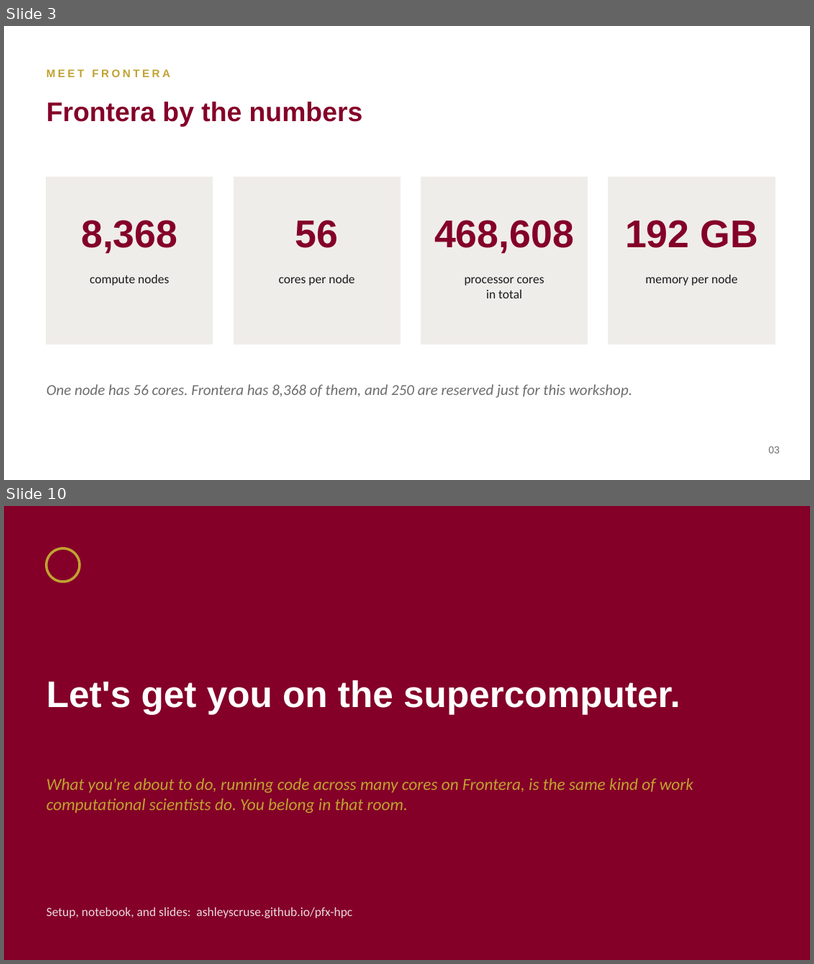
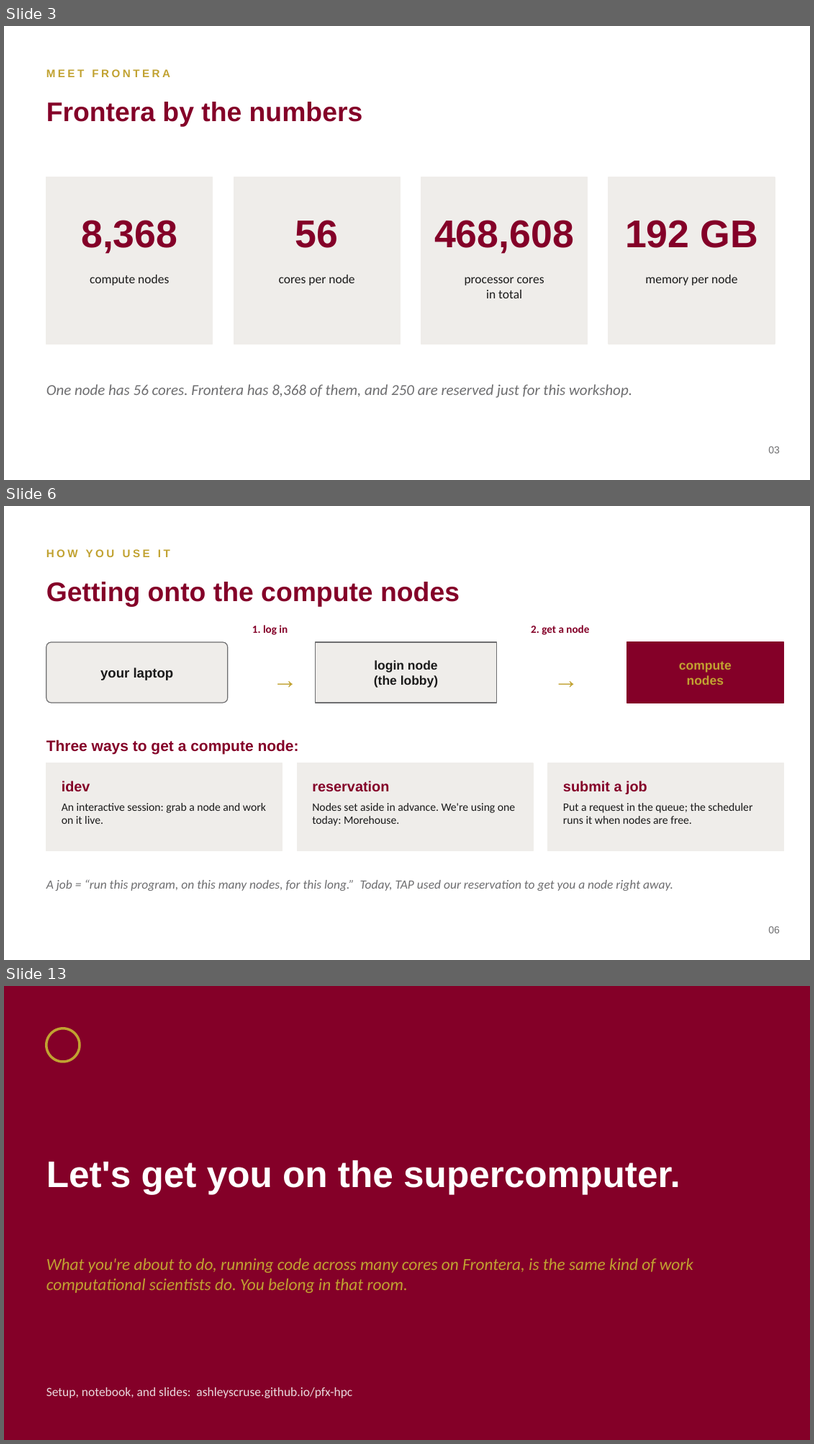
Before and after one commit to ashleyscruse/pfx-hpc, a slide deck: slides/pfx-hpc-slides.pptx. Shown one above the other, each under a label of ours: slides 3 and 10 before the commit, slides 3, 6 and 13 after it; the slides between them are not shown. The pictures are 814x964 and 814x1444 pixels, drawn with LibreOffice and Linux fonts; fonts in the diff are those of the drawing. Boxes give left, top, right and bottom in pixels: in the first picture for what was removed or moved away, otherwise in the second. Text is boxed around its words. In the diff, an @@ line names an element or a change of style, - is before the commit and + after.

```diff
--- a/slides/pfx-hpc-slides.pptx
+++ b/slides/pfx-hpc-slides.pptx
@@ slide 6 added at <box>4,506,810,960</box>, background #FFFFFF @@
@@ text added at <box>46,549,170,557</box>, 13 pt, text #C1A231, bold @@
+HOW YOU USE IT
@@ text added at <box>46,582,460,607</box>, 32 pt, text #840028, bold @@
+Getting onto the compute nodes
@@ text added at <box>252,625,288,635</box>, 13 pt, text #840028, bold @@
+1. log in
@@ text added at <box>531,625,589,635</box>, 13 pt, text #840028, bold @@
+2. get a node
@@ rounded rectangle added at <box>46,642,228,703</box>, fill #EFEDEA, outline #6E6E70 1 pt @@
@@ text added at <box>255,648,316,708</box>, 30 pt, text #C1A231, bold @@
+→
@@ rectangle added at <box>316,642,497,703</box>, fill #EFEDEA, outline #6E6E70 1 pt @@
@@ text added at <box>506,648,627,708</box>, 30 pt, text #C1A231, bold @@
+→
@@ rectangle added at <box>627,642,784,703</box>, fill #840028, outline #840028 1 pt @@
@@ text added at <box>100,667,174,680</box>, 16 pt, text #1A1A1A, bold @@
+your laptop
@@ text added at <box>374,660,438,687</box>, 15 pt, text #1A1A1A, bold @@
+login node
+(the lobby)
@@ text added at <box>679,661,732,685</box>, 15 pt, text #C1A231, bold @@
+compute
+nodes
@@ text added at <box>46,739,299,754</box>, 18 pt, text #840028, bold @@
+Three ways to get a compute node:
@@ rectangle added at <box>46,763,282,851</box>, fill #EFEDEA, outline #EFEDEA 1 pt @@
@@ rectangle added at <box>298,763,533,851</box>, fill #EFEDEA, outline #EFEDEA 1 pt @@
@@ rectangle added at <box>548,763,784,851</box>, fill #EFEDEA, outline #EFEDEA 1 pt @@
@@ text added at <box>62,780,90,791</box>, 17 pt, text #840028, bold @@
+idev
@@ text added at <box>312,780,389,792</box>, 17 pt, text #840028, bold @@
+reservation
@@ text added at <box>563,780,648,794</box>, 17 pt, text #840028, bold @@
+submit a job
@@ text added at <box>62,803,266,824</box>, 13.5 pt, text #1A1A1A @@
+An interactive session: grab a node and work on it live.
@@ text added at <box>312,803,515,826</box>, 13.5 pt, text #1A1A1A @@
+Nodes set aside in advance. We're using one today: Morehouse.
@@ text added at <box>563,803,753,824</box>, 13.5 pt, text #1A1A1A @@
+Put a request in the queue; the scheduler runs it when nodes are free.
@@ text added at <box>46,879,674,890</box>, 15 pt, text #6E6E70, italic @@
+A job = “run this program, on this many nodes, for this long.” Today, TAP used our reservation to get you a node right away.
@@ text added at <box>769,926,780,933</box>, 12 pt, text #6E6E70 @@
+06
@@ what was slide 10 is now slide 13 @@
```
Also in this commit, not shown: 6 slides changed, 2 other slides added.
